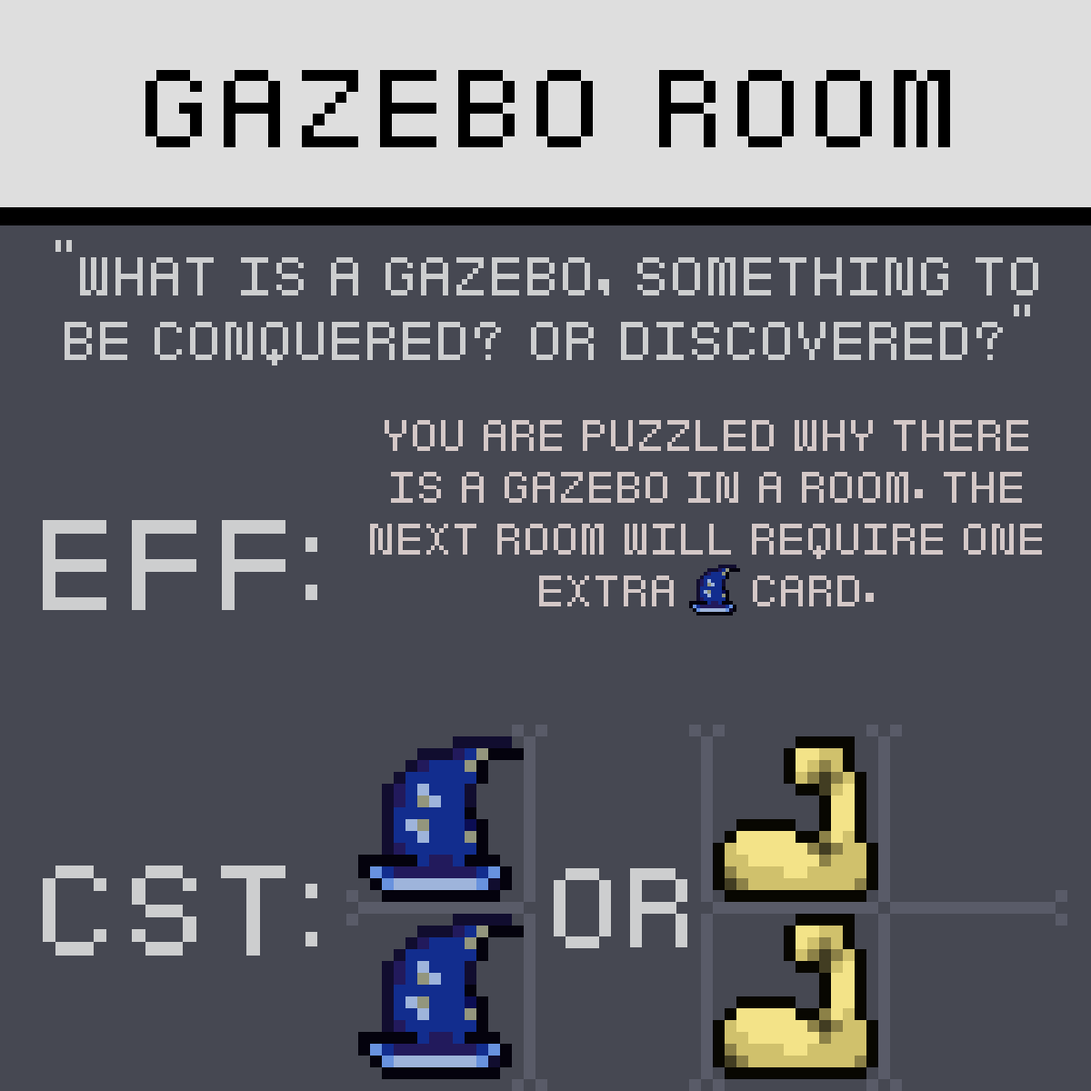
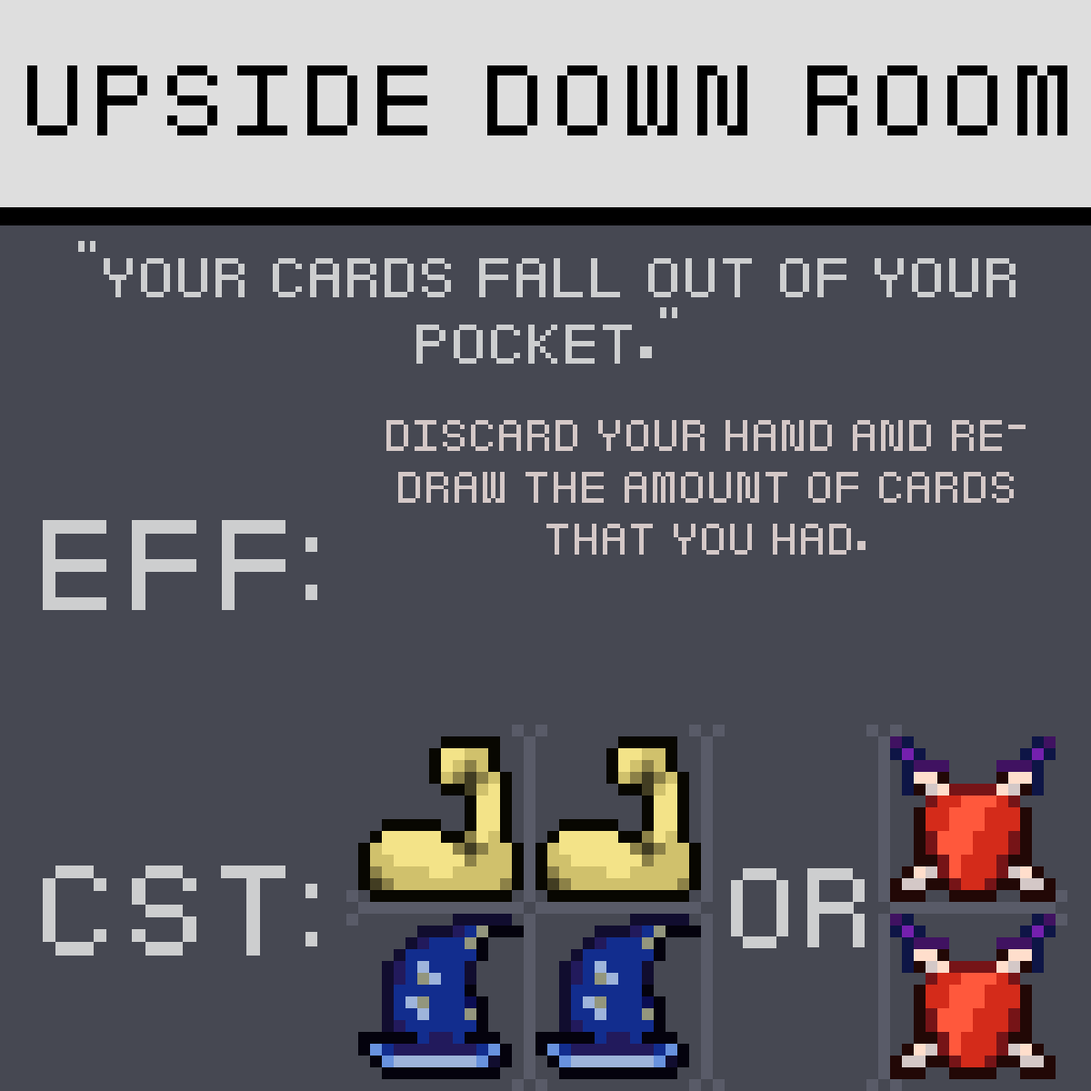
Revision of a layered 1091×1091 image; what changed, layer by layer:
hid group "icons" (4 layers) over left=422, top=420, right=965, bottom=616
hid "hat_icons" over left=689, top=564, right=741, bottom=616
hid "or_1" over left=535, top=736, right=702, bottom=1080
showed "or_2" over left=713, top=736, right=879, bottom=1080
showed group "sword_group" (8 layers) over left=358, top=736, right=1057, bottom=1080
showed "sword_4" over left=890, top=736, right=1057, bottom=903
showed "sword_8" over left=890, top=914, right=1057, bottom=1080
hid "hat_1" over left=358, top=736, right=524, bottom=903
showed "hat_6" over left=535, top=914, right=702, bottom=1080
showed "arm_1" over left=358, top=736, right=524, bottom=903
showed "arm_2" over left=535, top=736, right=702, bottom=903
hid "arm_3" over left=713, top=736, right=879, bottom=903
hid "arm_7" over left=713, top=914, right=879, bottom=1080
painted on "title_text" over left=27, top=65, right=1068, bottom=148
painted on "fun_text" over left=55, top=240, right=1039, bottom=366
painted on "effect_text" over left=370, top=420, right=1043, bottom=607
